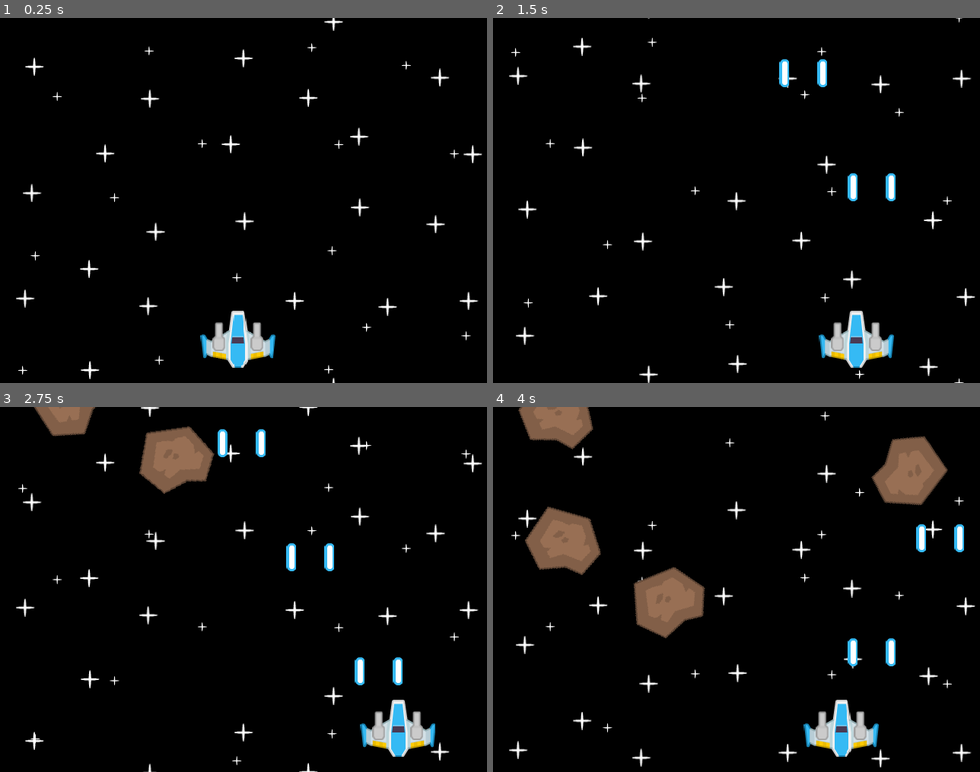
Above: before the commit, frames 1-4 (two rows, left to right).
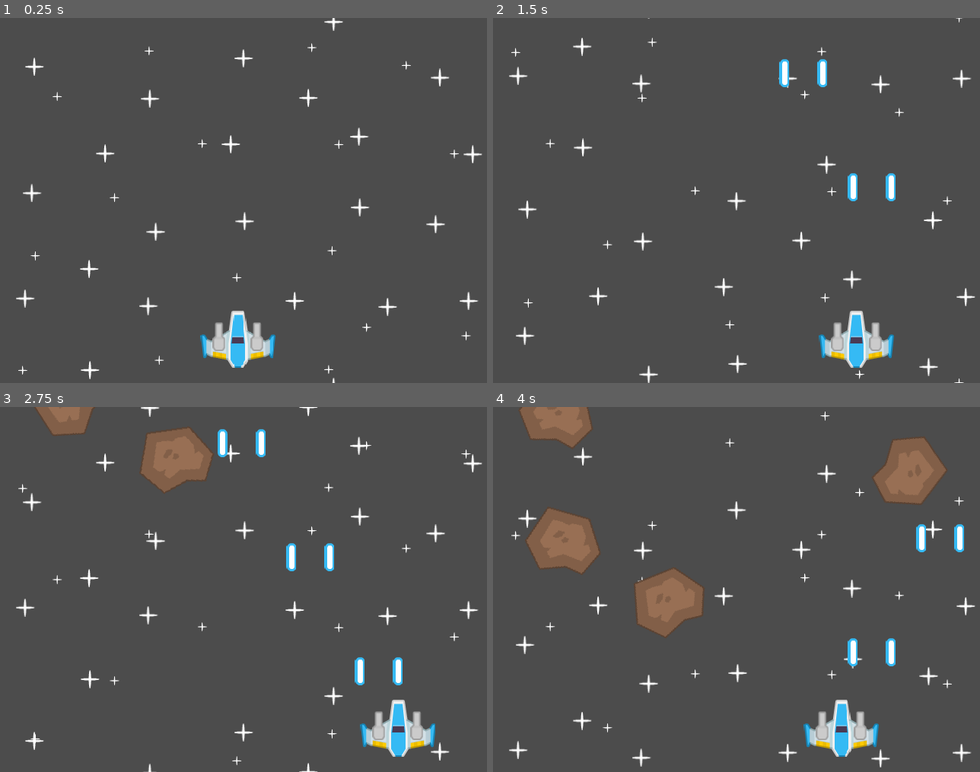
Above: after the commit, the same moments.

Repository: Azuos0/Godot_GameDev
Game: Godot game, scene res://Scenes/Main.tscn
Same seed, same stepped clock (60 frames per second), same inputs: the game is played once before the commit and once after it.
Inputs:
- Up to frame 1 (0.25 s): no input
- Up to frame 2 (1.5 s): hold Right (Direita) 0.53-1.28 s; hold Space (Tiro) 0.53-1.28 s; hold Left (Esquerda) from 1.28 s (still down); tap Space (Tiro) at 1.35 s
- Up to frame 3 (2.75 s): release Left (Esquerda) at 2.03 s; hold Right (Direita) from 2.03 s (still down); hold Space (Tiro) from 2.03 s (still down)
- Up to frame 4 (4 s): release Space (Tiro) at 2.78 s; tap Space (Tiro) at 2.85 s; release Right (Direita) at 3.53 s; hold Left (Esquerda) from 3.53 s (still down); hold Space (Tiro) from 3.53 s (still down)

The runs differ from the first frame. In frame 1, 98% of the frame differs, in the area x 0-100%, y 0-100%; in frame 2, 97%; in frame 3, 94%; in frame 4, 90%.

Commit message:
Step 9: Camera shaking + meteors and shoots sfx

Diff:
--- a/Space Shooter/Scenes/Main.tscn
+++ b/Space Shooter/Scenes/Main.tscn
@@ -10,6 +10,8 @@
 script/source = "extends Camera2D
 
 var vel = 150
+var shake = 0
+
 
 func _ready():
 	set_process(true)
@@ -17,11 +19,22 @@
 
 func _process(delta):
 	offset += Vector2(0, -1) * vel * delta
+
+	if shake > 0:
+		position = Vector2(cos(rad2deg(shake)), sin(rad2deg(shake))) * 2
+		shake -= delta
+		pass
+	else:
+		position = Vector2(0,0)
+		pass
 	pass
-"
+
+func shake():
+	shake = 0.3
+	pass"
 _sections_unfolded = [ "Resource" ]
 
-[node name="Main" type="CanvasLayer" index="0"]
+[node name="Main" type="CanvasLayer"]
 
 layer = 1
 offset = Vector2( 0, 0 )
@@ -78,6 +91,7 @@
 
 [node name="Estrelas" type="ParallaxLayer" parent="ParallaxBackground" index="0"]
 
+editor/display_folded = true
 motion_scale = Vector2( 1, 1 )
 motion_offset = Vector2( 0, 0 )
 motion_mirroring = Vector2( 0, 480 )
--- a/Space Shooter/Scenes/Meteoro.tscn
+++ b/Space Shooter/Scenes/Meteoro.tscn
@@ -1,7 +1,8 @@
-[gd_scene load_steps=12 format=2]
+[gd_scene load_steps=13 format=2]
 
 [ext_resource path="res://Scripts/Meteoro.gd" type="Script" id=1]
 [ext_resource path="res://images/PNG/Meteors/meteorBrown_big1.png" type="Texture" id=2]
+[ext_resource path="res://Sounds/Explosion3__007.wav" type="AudioStream" id=3]
 
 [sub_resource type="Animation" id=1]
 
@@ -232,9 +233,18 @@
 visibility_rect = Rect2( -100, -100, 200, 200 )
 local_coords = true
 draw_order = 0
-process_material = SubResource( 8 )
+process_material = SubResource( 9 )
 texture = null
 normal_map = null
 h_frames = 1
 v_frames = 1
 _sections_unfolded = [ "Drawing", "Material", "Process Material", "Time", "Visibility" ]
+
+[node name="ExplosionFX" type="AudioStreamPlayer" parent="." index="4"]
+
+stream = ExtResource( 3 )
+volume_db = 0.0
+pitch_scale = 1.0
+autoplay = false
+mix_target = 0
+bus = "Master"
--- a/Space Shooter/Scenes/Tiro.tscn
+++ b/Space Shooter/Scenes/Tiro.tscn
@@ -1,7 +1,8 @@
-[gd_scene load_steps=4 format=2]
+[gd_scene load_steps=5 format=2]
 
 [ext_resource path="res://Scripts/Tiro.gd" type="Script" id=1]
 [ext_resource path="res://images/PNG/Lasers/laserBlue04.png" type="Texture" id=2]
+[ext_resource path="res://Sounds/sfx_laser1.wav" type="AudioStream" id=3]
 
 [sub_resource type="CapsuleShape2D" id=1]
 
@@ -9,7 +10,7 @@
 radius = 10.0
 height = 20.0
 
-[node name="Tiro" type="Area2D" index="0"]
+[node name="Tiro" type="Area2D"]
 
 position = Vector2( 0, -0.0944691 )
 input_pickable = true
@@ -32,4 +33,13 @@
 shape = SubResource( 1 )
 _sections_unfolded = [ "Transform" ]
 
+[node name="TiroFX" type="AudioStreamPlayer" parent="." index="2"]
+
+stream = ExtResource( 3 )
+volume_db = 0.0
+pitch_scale = 1.0
+autoplay = false
+mix_target = 0
+bus = "Master"
+
 [connection signal="area_entered" from="." to="." method="_on_Tiro_area_entered"]
--- a/Space Shooter/Scripts/Game.gd
+++ b/Space Shooter/Scripts/Game.gd
@@ -7,7 +7,6 @@
 	# Initialization here
 	pass
 
-#func _process(delta):
-#	# Called every frame. Delta is time since last frame.
-#	# Update game logic here.
-#	pass
+func getCamera():
+	return get_tree().get_root().get_node("Main").get_node("Camera")
+	pass
--- a/Space Shooter/Scripts/Meteoro.gd
+++ b/Space Shooter/Scripts/Meteoro.gd
@@ -27,5 +27,7 @@
 		z_index = 1
 		rot = 0
 		get_node("Anim").play("Destruir")
+		$ExplosionFX.play()
+		Game.getCamera().shake()
 		pass
 	pass
--- a/Space Shooter/Scripts/Tiro.gd
+++ b/Space Shooter/Scripts/Tiro.gd
@@ -4,6 +4,7 @@
 
 func _ready():
 	set_process(true)
+	$TiroFX.play()
 	pass
 
 func _process(delta):
--- a/Space Shooter/project.godot
+++ b/Space Shooter/project.godot
@@ -36,5 +36,4 @@
 
 [rendering]
 
-environment/default_clear_color=Color( 0, 0, 0, 1 )
 environment/default_environment="res://default_env.tres"
Not shown: 3 places in Space Shooter/Scenes/Meteoro.tscn that only renumber resources
Not shown, added: Space Shooter/Sounds/Explosion3__007.wav.import
Not shown, added: Space Shooter/Sounds/sfx_laser1.wav.import
Not shown, added: Space Shooter/Sounds/sfx_laser2.wav.import
Not shown, added: Space Shooter/Sounds/sfx_lose.wav.import
Not shown, added: Space Shooter/Sounds/sfx_shieldDown.wav.import
Not shown, added: Space Shooter/Sounds/sfx_shieldUp.wav.import
Not shown, added: Space Shooter/Sounds/sfx_twoTone.wav.import
Not shown, added: Space Shooter/Sounds/sfx_zap.wav.import
Not shown, added: Space Shooter/Sounds/Explosion3__007.wav
Not shown, added: Space Shooter/Sounds/sfx_laser1.wav
Not shown, added: Space Shooter/Sounds/sfx_laser2.wav
(and 5 more such lines)
